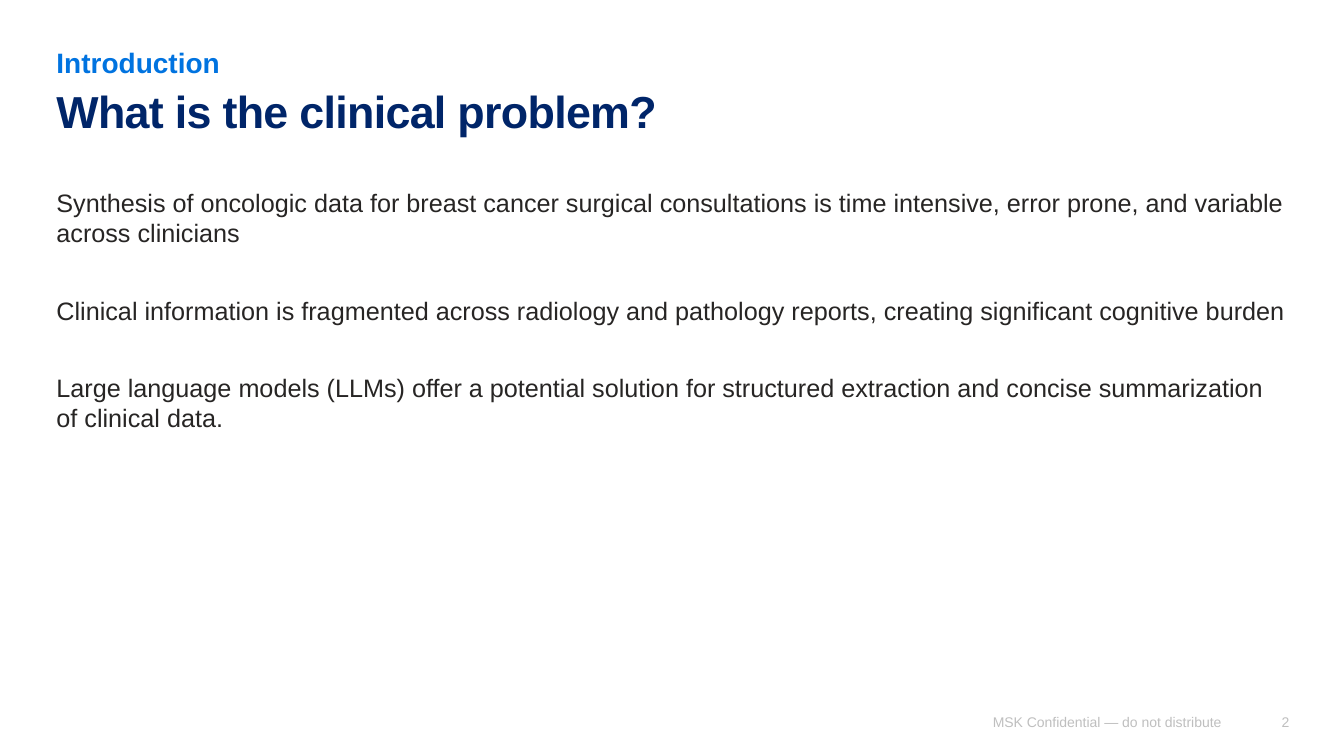
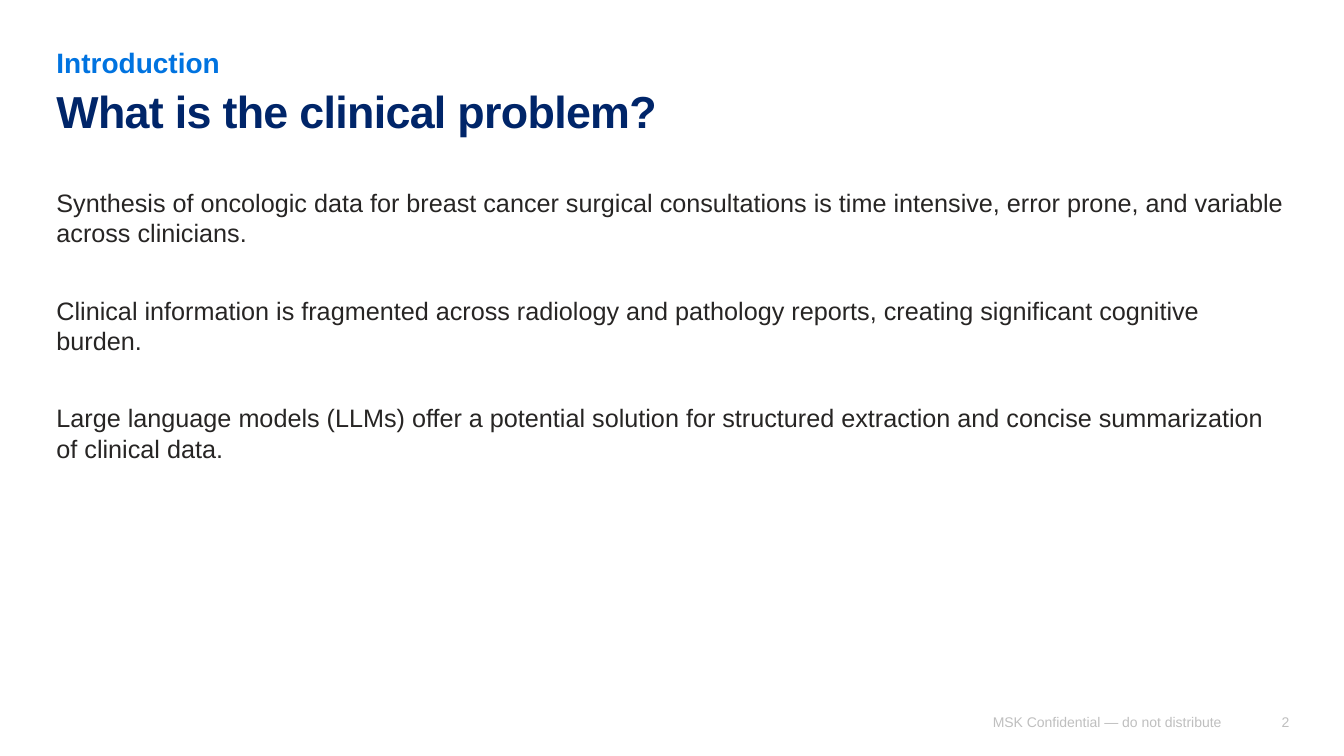
Before and after one commit to Robertjam954/llm_summarization_br_ca, a slide deck: slide 2 of conferences/cornell_spring_wip/llm_summary_validation_presentation.pptx. Drawn at 1344x756 pixels with LibreOffice and Linux fonts; fonts in the diff are those of the drawing. Boxes give left, top, right and bottom in pixels: in the first picture for what was removed or moved away, otherwise in the second. Text is boxed around its words. In the diff, an @@ line names an element or a change of style, - is before the commit and + after.

```diff
--- a/conferences/cornell_spring_wip/llm_summary_validation_presentation.pptx
+++ b/conferences/cornell_spring_wip/llm_summary_validation_presentation.pptx
@@ text at (x1=56, y1=193, x2=1283, y2=351): text changed @@
-Synthesis of oncologic data for breast cancer surgical consultations is time intensive, error prone, and variable across clinicians
-Clinical information is fragmented across radiology and pathology reports, creating significant cognitive burden
+Synthesis of oncologic data for breast cancer surgical consultations is time intensive, error prone, and variable across clinicians.
+Clinical information is fragmented across radiology and pathology reports, creating significant cognitive burden.
```
Also in this commit, not shown: 14 other slides changed, 2 slides added, 2 slides removed, 5 other files.
